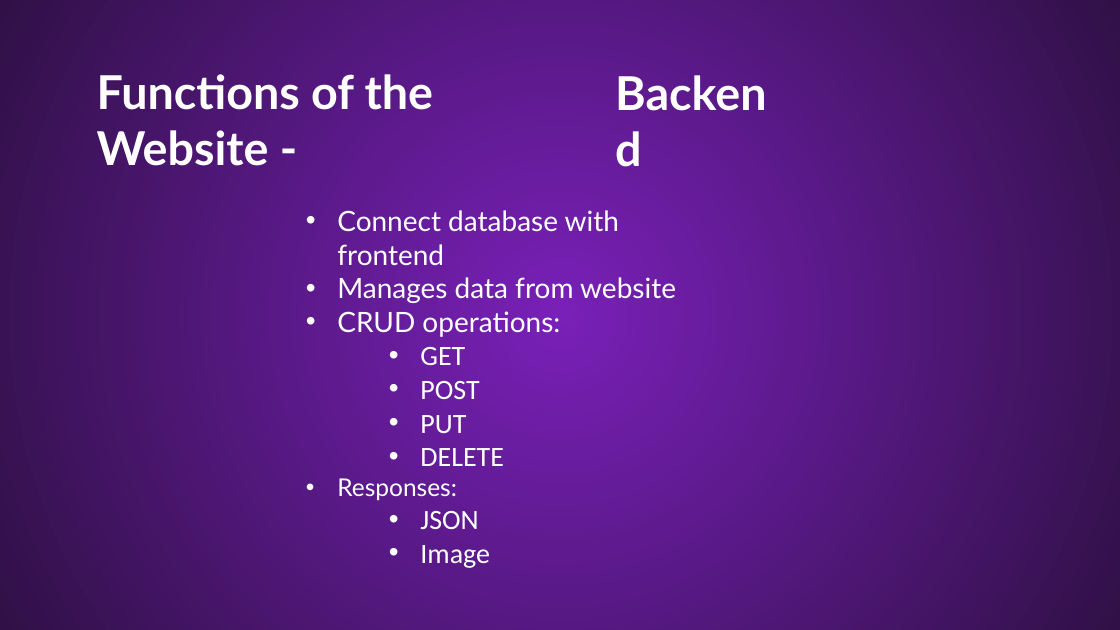
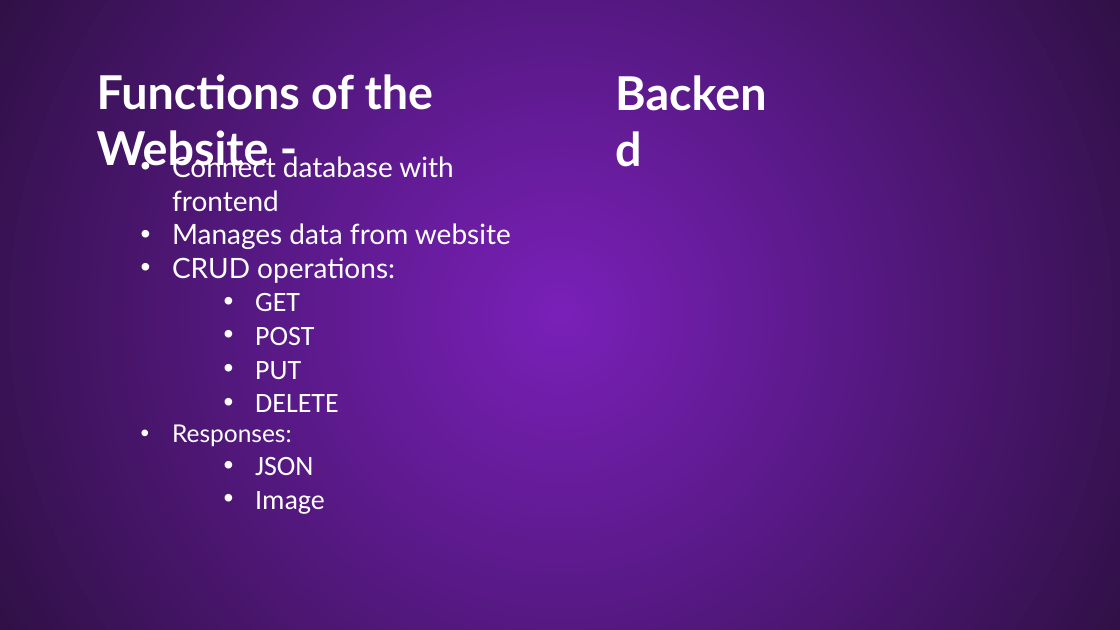
Before and after one commit to Palacsinta002/LMS, a slide deck: slide 16 of Presentation/LMS Presentation.pptx. Drawn at 1120x630 pixels with LibreOffice and Linux fonts; fonts in the diff are those of the drawing; background and template pictures are left out. Boxes give left, top, right and bottom in pixels: in the first picture for what was removed or moved away, otherwise in the second. Text is boxed around its words. In the diff, an @@ line names an element or a change of style, - is before the commit and + after.

Commit message:
2025-04-07 11:18:08

```diff
--- a/Presentation/LMS Presentation.pptx
+++ b/Presentation/LMS Presentation.pptx
@@ text "Connect database with frontend": place and size @@
-text "Connect database with frontend" at box(337, 210, 676, 529)
+text "Connect database with frontend" at box(172, 153, 511, 475)
```
Also in this commit, not shown: 1 other slide changed.
